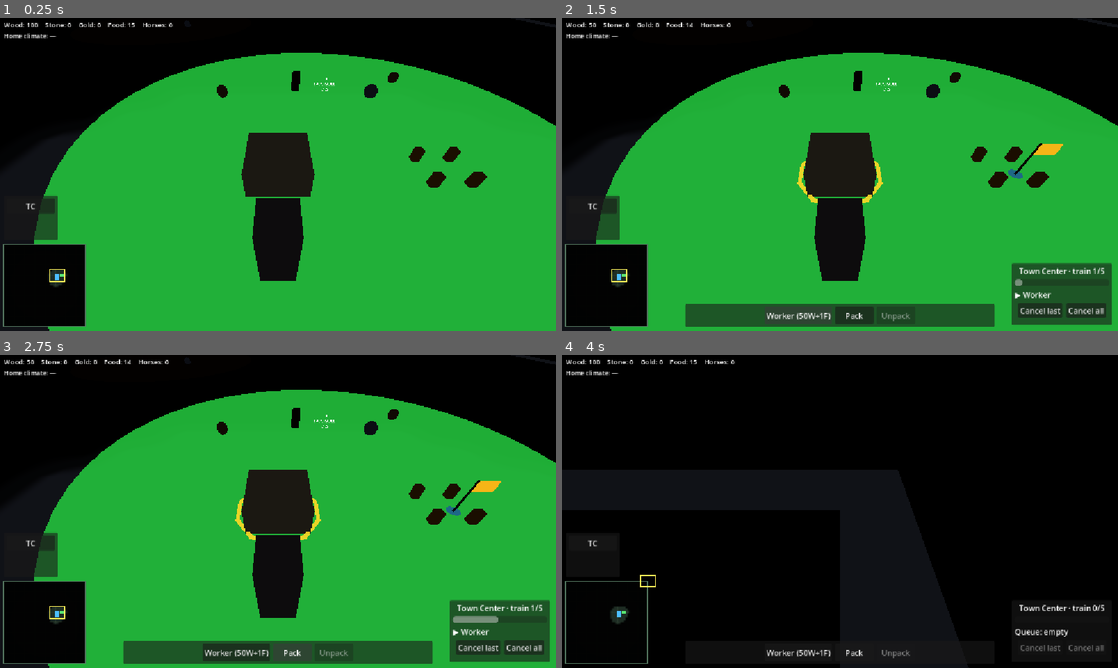
Above: before the commit, frames 1-4 (two rows, left to right).
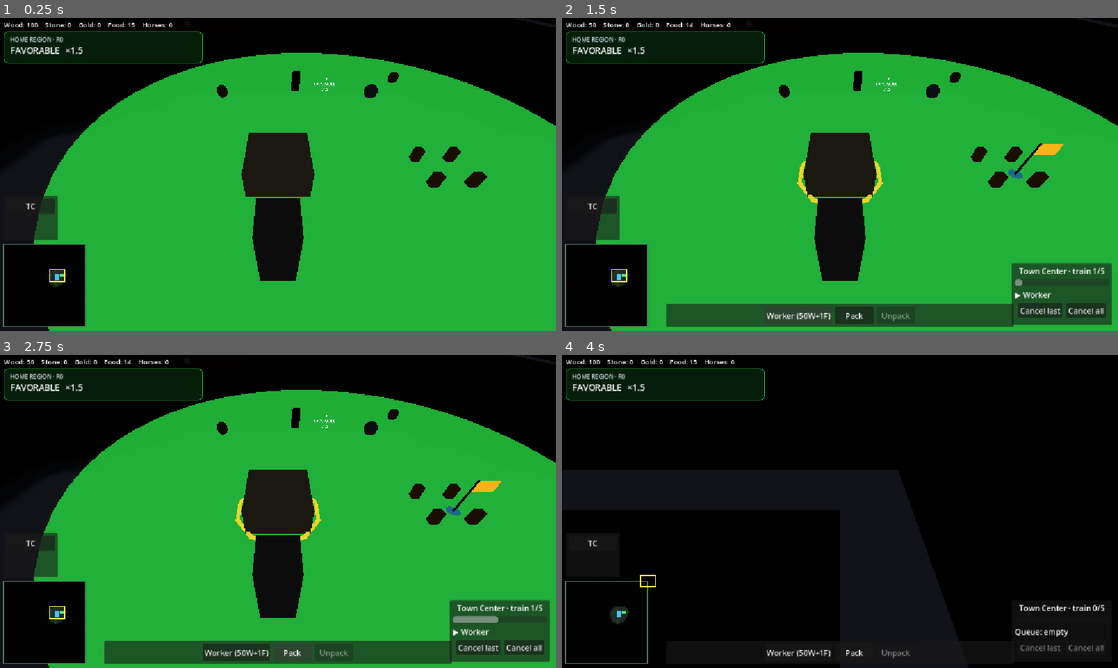
Above: after the commit, the same moments.

Repository: Ferrum-t/RTS-Game
Game: Godot game, scene res://Scenes/World/World.tscn
Same seed, same stepped clock (60 frames per second), same inputs: the game is played once before the commit and once after it.
Inputs (mouse positions are in pixels of both pictures, inside the frame that each line leads up to):
- Up to frame 1 (0.25 s): no input
- Up to frame 2 (1.5 s): click "TC" at 0.5 s; click "Worker (50W+1F)" at 1.25 s
- Up to frame 3 (2.75 s): click "Pack" at 2 s
- Up to frame 4 (4 s): click "Cancel last" at 2.75 s; drag from (606, 621) to (895, 442) at 3.52 s

The runs differ from the first frame. In frame 1, 3.7% of the frame differs, in the area x 0-37%, y 4-15%; in frame 2, 4.2%, in the area x 0-82%, y 4-99%; in frame 3, 4.2%; in frame 4, 3.7%.

Commit message:
M25: restore ui.tscn layout + Horse Archer button only

Diff:
--- a/Scenes/UI/ui.tscn
+++ b/Scenes/UI/ui.tscn
@@ -32,13 +32,11 @@
 text = "Wood: 0    Stone: 0    Gold: 0    Food: 0    Horses: 0"
 script = ExtResource("4_resui")
 
-[node name="ClimateHomeHud" type="Label" parent="."]
+[node name="ClimateHomeHud" type="PanelContainer" parent="."]
 offset_left = 8.0
 offset_top = 28.0
 offset_right = 420.0
 offset_bottom = 52.0
-theme_override_font_sizes/font_size = 13
-text = "Home climate: —"
 script = ExtResource("11_climate")
 
 [node name="TrainingQueuePanel" type="PanelContainer" parent="."]
@@ -56,12 +54,13 @@
 script = ExtResource("12_queue")
 
 [node name="QuickTrainPanel" type="PanelContainer" parent="."]
+anchors_preset = 2
+anchor_top = 1.0
+anchor_bottom = 1.0
 offset_left = 8.0
 offset_top = -280.0
 offset_right = 120.0
 offset_bottom = -188.0
-anchor_top = 1.0
-anchor_bottom = 1.0
 grow_vertical = 0
 script = ExtResource("13_quick")
 
@@ -87,12 +86,13 @@
 text = "Barracks"
 
 [node name="Minimap" type="PanelContainer" parent="."]
+anchors_preset = 2
+anchor_top = 1.0
+anchor_bottom = 1.0
 offset_left = 8.0
 offset_top = -180.0
 offset_right = 178.0
 offset_bottom = -8.0
-anchor_top = 1.0
-anchor_bottom = 1.0
 grow_vertical = 0
 script = ExtResource("14_minimap")
 
@@ -102,9 +102,9 @@
 anchor_top = 1.0
 anchor_right = 0.5
 anchor_bottom = 1.0
-offset_left = -320.0
+offset_left = -360.0
 offset_top = -56.0
-offset_right = 320.0
+offset_right = 360.0
 offset_bottom = -8.0
 grow_horizontal = 2
 grow_vertical = 0
